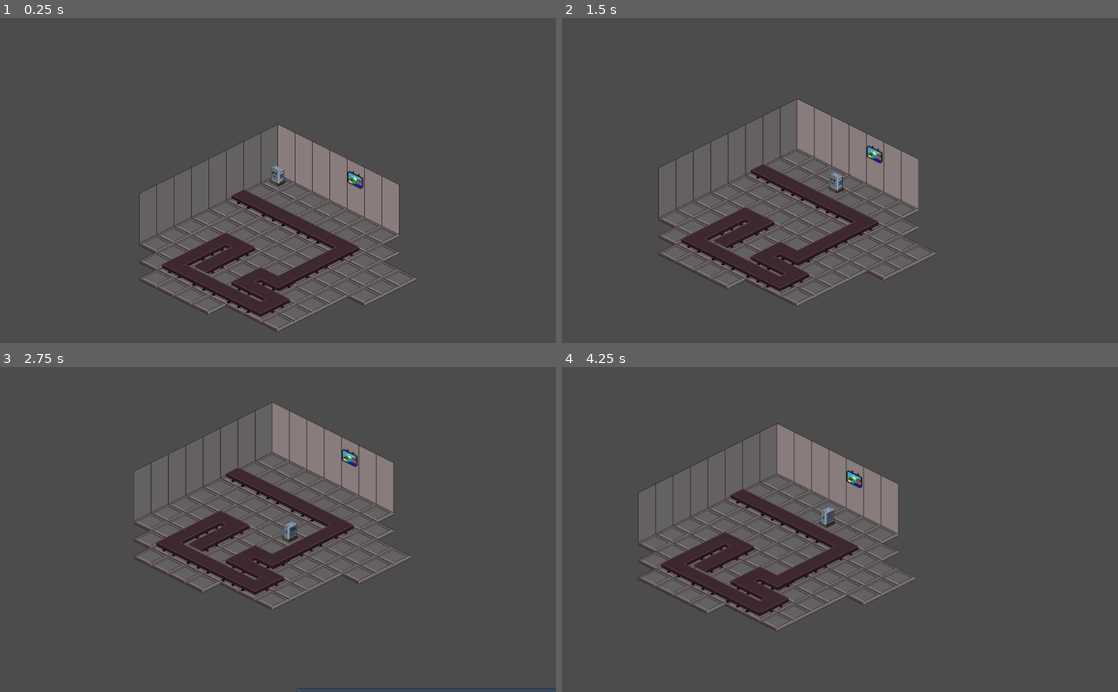
Above: before the commit, frames 1-4 (two rows, left to right).
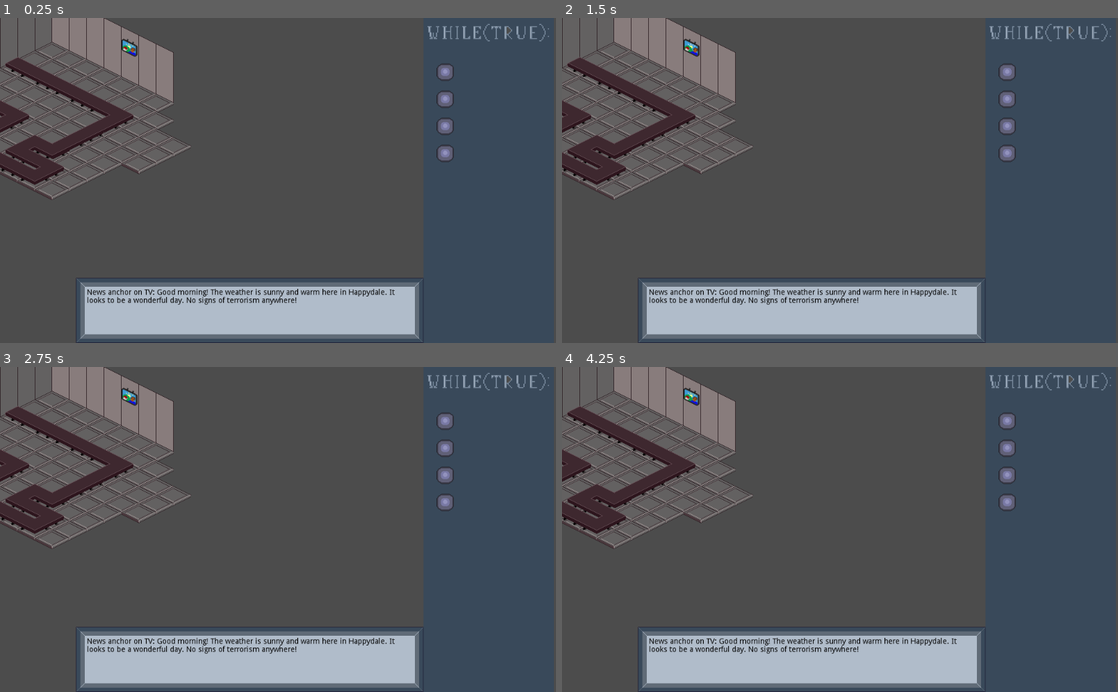
Above: after the commit, the same moments.

Repository: iorena/while-true
Game: Godot game, scene res://Main.tscn
Same seed, same stepped clock (60 frames per second), same inputs: the game is played once before the commit and once after it.
Inputs:
- Up to frame 1 (0.25 s): no input
- Up to frame 2 (1.5 s): tap Enter at 0.5 s; hold Right (ui_right) 0.53-1.28 s; hold Down (ui_down) from 1.28 s (still down)
- Up to frame 3 (2.75 s): release Down (ui_down) at 2.03 s; hold Right (ui_right) from 2.03 s (still down)
- Up to frame 4 (4.25 s): release Right (ui_right) at 2.78 s; hold Up (ui_up) 2.78-3.53 s; hold Left (ui_left) from 3.53 s (still down)

The runs differ from the first frame. In frame 1, 26% of the frame differs, in the area x 0-99%, y 0-100%; in frame 2, 27%; in frame 3, 27%, in the area x 0-100%, y 0-100%; in frame 4, 27%.

Commit message:
add lights to side panel

Diff:
--- a/Main.tscn
+++ b/Main.tscn
@@ -18,7 +18,7 @@
 [ext_resource path="res://assets/conveyor_up_turn.png" type="Texture" id=16]
 [ext_resource path="res://assets/conveyor_down_turn.png" type="Texture" id=17]
 [ext_resource path="res://Main.gd" type="Script" id=18]
-[ext_resource path="res://Player.tscn" type="PackedScene" id=19]
+[ext_resource path="res://assets/light_animation.png" type="Texture" id=19]
 
 [sub_resource type="TileSet" id=1]
 0/name = "wall_right.png 0"
@@ -270,6 +270,34 @@
 "speed": 5.0
 } ]
 
+[sub_resource type="AtlasTexture" id=13]
+flags = 4
+atlas = ExtResource( 19 )
+region = Rect2( 0, 0, 32, 32 )
+
+[sub_resource type="AtlasTexture" id=14]
+flags = 4
+atlas = ExtResource( 19 )
+region = Rect2( 32, 0, 32, 32 )
+
+[sub_resource type="AtlasTexture" id=15]
+flags = 4
+atlas = ExtResource( 19 )
+region = Rect2( 64, 0, 32, 32 )
+
+[sub_resource type="AtlasTexture" id=16]
+flags = 4
+atlas = ExtResource( 19 )
+region = Rect2( 96, 0, 32, 32 )
+
+[sub_resource type="SpriteFrames" id=17]
+animations = [ {
+"frames": [ SubResource( 13 ), SubResource( 14 ), SubResource( 15 ), SubResource( 16 ) ],
+"loop": true,
+"name": "blink",
+"speed": 5.0
+} ]
+
 [node name="Node2D" type="Node2D"]
 script = ExtResource( 18 )
 
@@ -298,6 +326,7 @@
 [node name="TV" type="AnimatedSprite" parent="."]
 position = Vector2( 225.864, 87.7243 )
 frames = SubResource( 12 )
+frame = 7
 playing = true
 
 [node name="BottomPanel" type="Node2D" parent="."]
@@ -345,10 +374,27 @@
 position = Vector2( 900, 300 )
 texture = ExtResource( 6 )
 
+[node name="Light1" type="AnimatedSprite" parent="SidePanel"]
+position = Vector2( 820, 100 )
+frames = SubResource( 17 )
+animation = "blink"
+
+[node name="Light2" type="AnimatedSprite" parent="SidePanel"]
+position = Vector2( 820, 150 )
+frames = SubResource( 17 )
+animation = "blink"
+
+[node name="Light3" type="AnimatedSprite" parent="SidePanel"]
+position = Vector2( 820, 200 )
+frames = SubResource( 17 )
+animation = "blink"
+
+[node name="Light4" type="AnimatedSprite" parent="SidePanel"]
+position = Vector2( 820, 250 )
+frames = SubResource( 17 )
+animation = "blink"
+
 [node name="TVTimer" type="Timer" parent="."]
 wait_time = 5.0
 autostart = true
-
-[node name="Player" parent="." instance=ExtResource( 19 )]
-position = Vector2( 96, 56 )
 [connection signal="timeout" from="TVTimer" to="." method="_on_TVTimer_timeout"]
Not shown: 1 places in Main.tscn that only renumber resources
Binary file added: assets/light_animation.png
